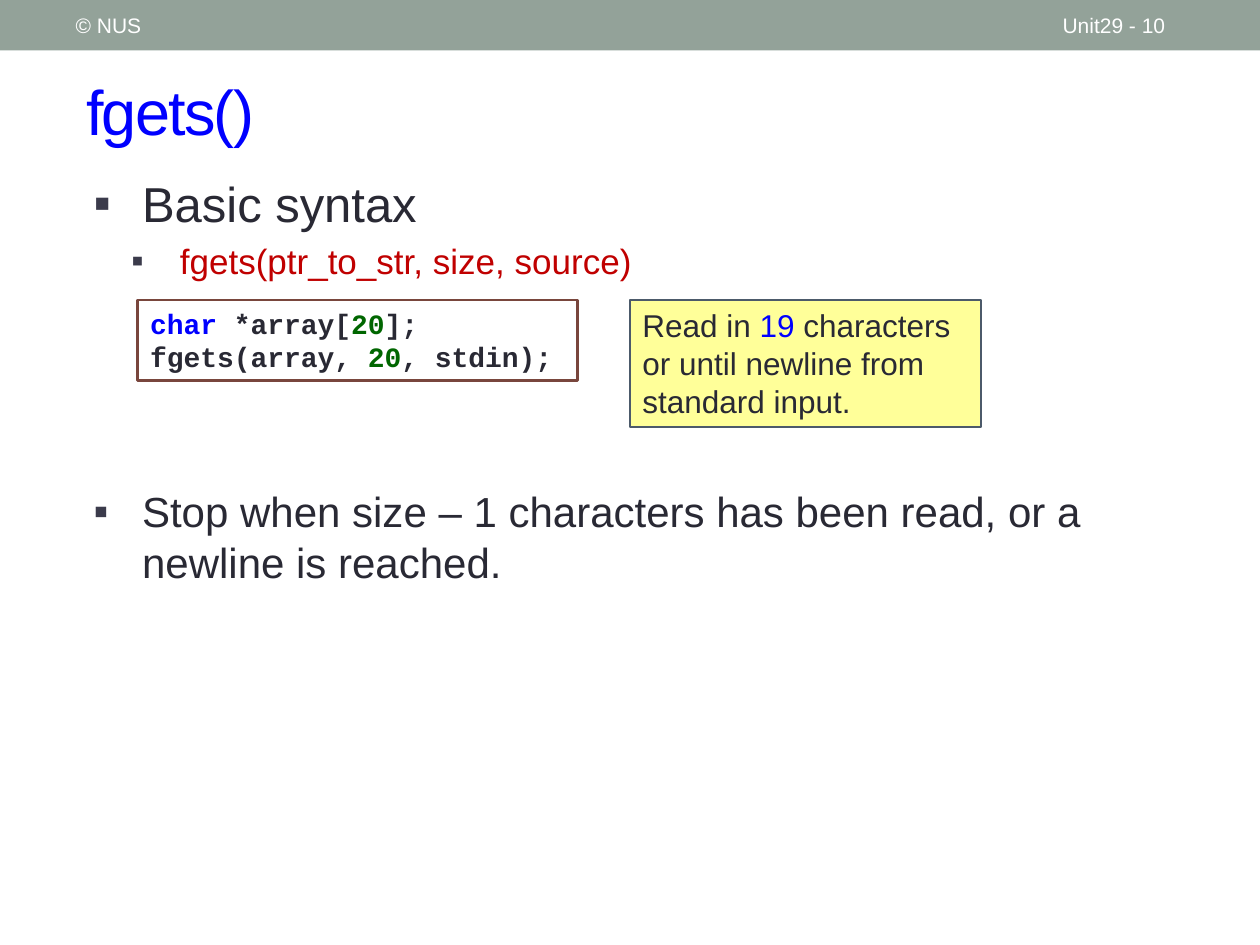
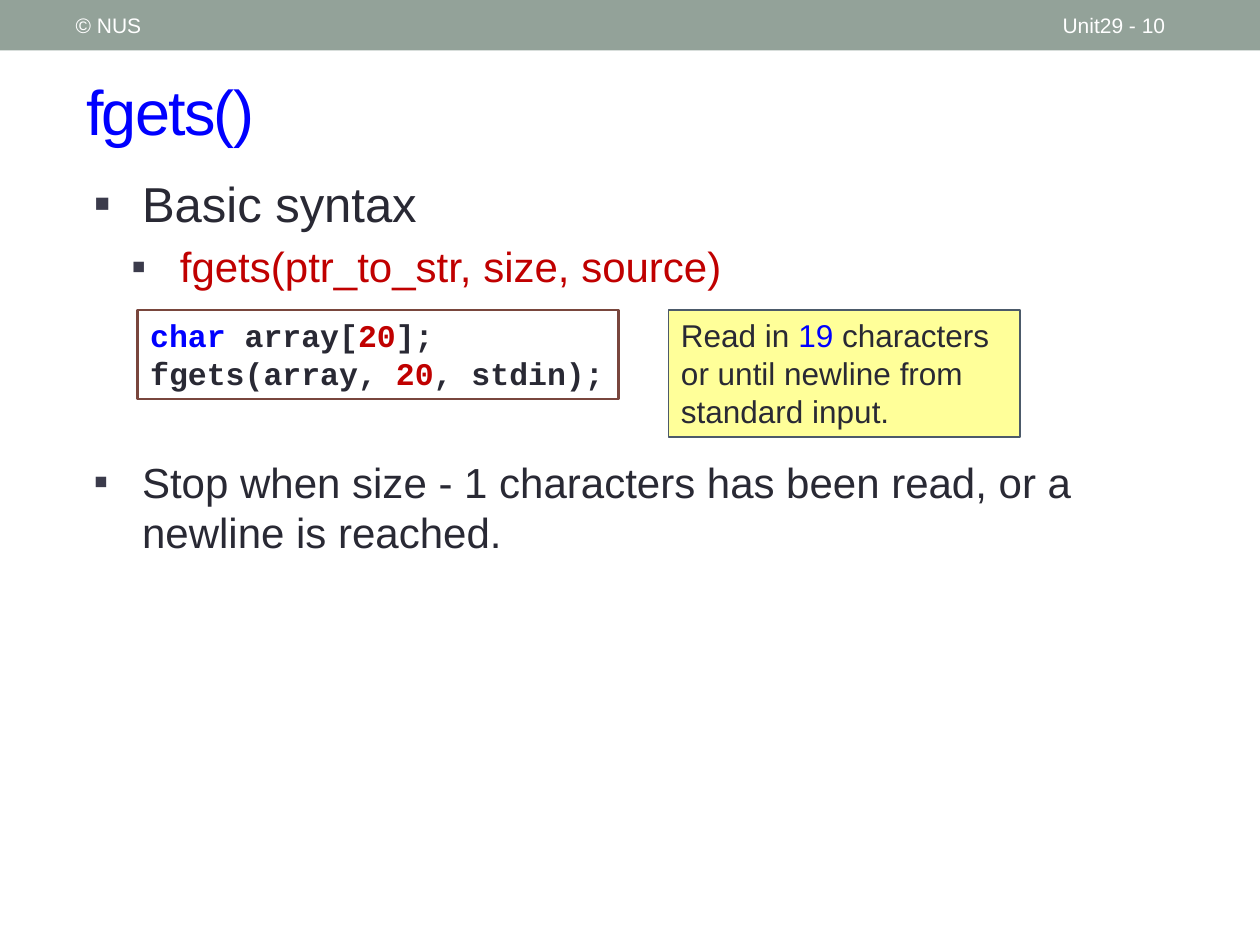
Before and after one commit to nus-cs1010-2021-s2/website, a slide deck: slide 10 of slides/Unit29_Standard IO.pptx. Drawn at 1260x945 pixels with LibreOffice and Linux fonts; fonts in the diff are those of the drawing. Boxes give left, top, right and bottom in pixels: in the first picture for what was removed or moved away, otherwise in the second. Text is boxed around its words. In the diff, an @@ line names an element or a change of style, - is before the commit and + after.

```diff
--- a/slides/Unit29_Standard IO.pptx
+++ b/slides/Unit29_Standard IO.pptx
@@ text at [180,251,721,291]: size 20 to 24 pt in "fgets(ptr_to_str, size, source)" @@
@@ rectangle "char array[20];": place and size @@
-rectangle "char array[20];" at [137,300,577,381]
+rectangle "char array[20];" at [137,310,619,399]
@@ text in rectangle at [150,324,434,354]: text changed; size 16 to 18 pt @@
-char *array[20];
+char array[20];
@@ rectangle "Read in 19 characters or ...": place and size @@
-rectangle "Read in 19 characters or ..." at [630,300,982,427]
+rectangle "Read in 19 characters or ..." at [669,310,1021,437]
@@ text in rectangle at [150,362,603,392]: size 16 to 18 pt in "fgets(array, 20, stdin);"; text colour #006600 to #C00000 in "20," @@
@@ text at [142,467,1071,549]: text changed @@
-▪ Stop when size – 1 characters has been read, or a newline is reached.
+▪ Stop when size - 1 characters has been read, or a newline is reached.
```
Also in this commit, not shown: 7 other slides changed, 4 other files.
